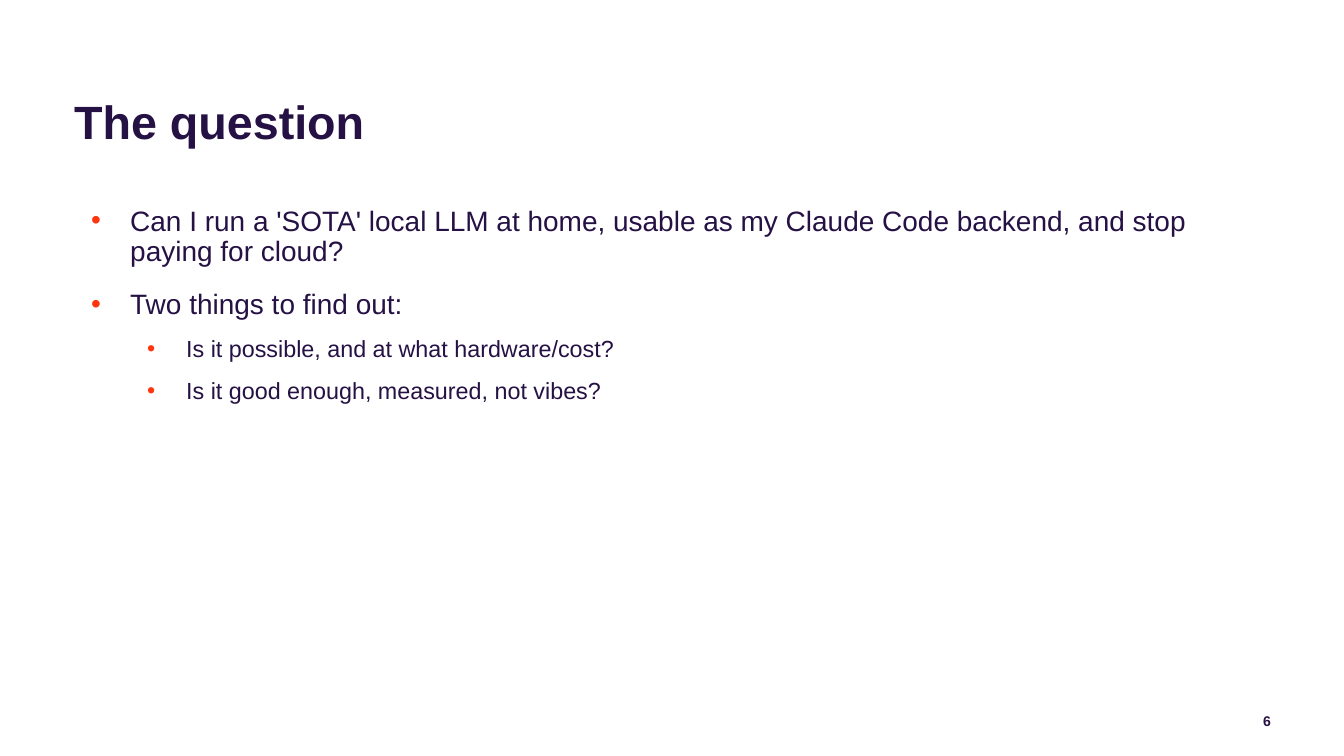
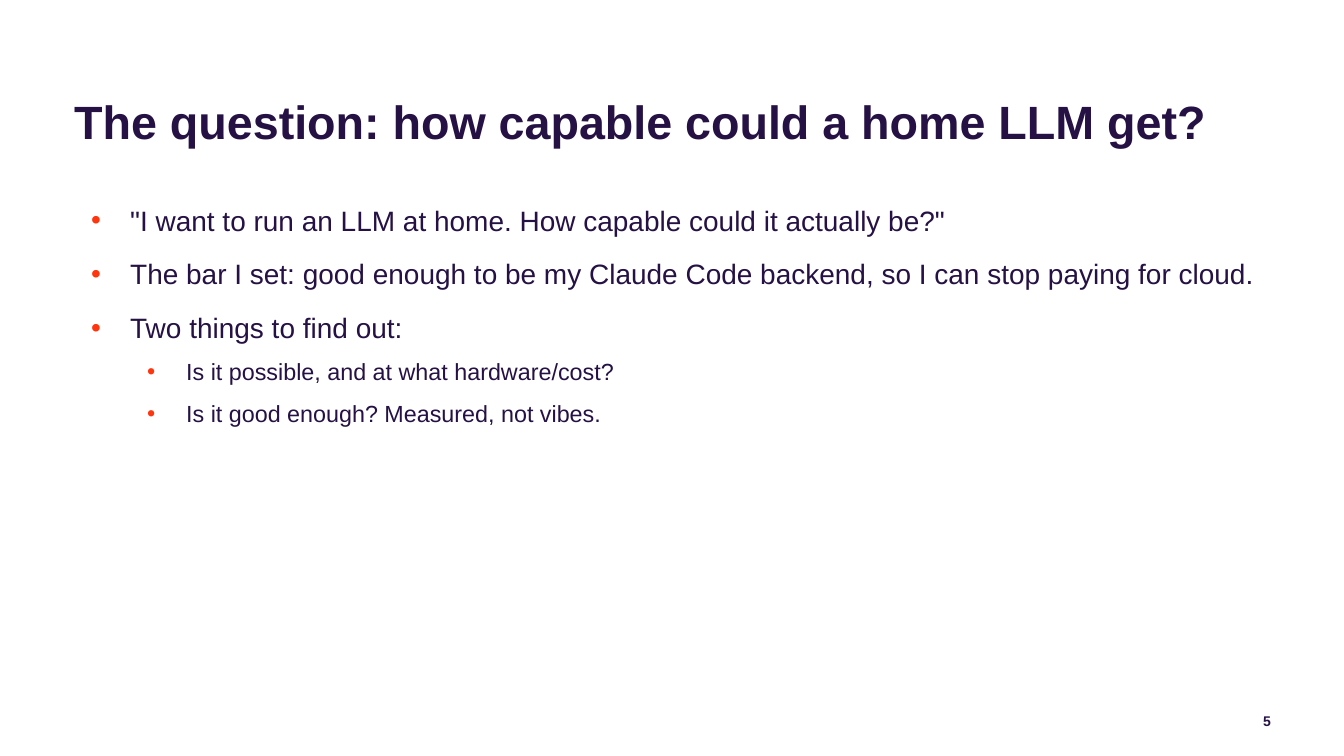
Before and after one commit to jconnolly/local-llm-pi5, a slide deck: slide 5 of local-llm-datasociety.pptx (slide 6 before the commit). Drawn at 1344x756 pixels with LibreOffice and Linux fonts; fonts in the diff are those of the drawing; background and template pictures are left out. Boxes give left, top, right and bottom in pixels: in the first picture for what was removed or moved away, otherwise in the second. Text is boxed around its words. In the diff, an @@ line names an element or a change of style, - is before the commit and + after.

```diff
--- a/local-llm-datasociety.pptx
+++ b/local-llm-datasociety.pptx
@@ title at (x1=74, y1=105, x2=1205, y2=149): text changed @@
-The question
+The question: how capable could a home LLM get?
@@ text at (x1=130, y1=210, x2=1254, y2=289): text changed @@
-• Can I run a 'SOTA' local LLM at home, usable as my Claude Code backend, and stop paying for cloud?
+• "I want to run an LLM at home. How capable could it actually be?"
+• The bar I set: good enough to be my Claude Code backend, so I can stop paying for cloud.
@@ text at (x1=186, y1=405, x2=601, y2=427): text changed @@
-  • Is it good enough, measured, not vibes?
+  • Is it good enough? Measured, not vibes.
```
Also in this commit, not shown: 8 other slides changed, 4 other files.
